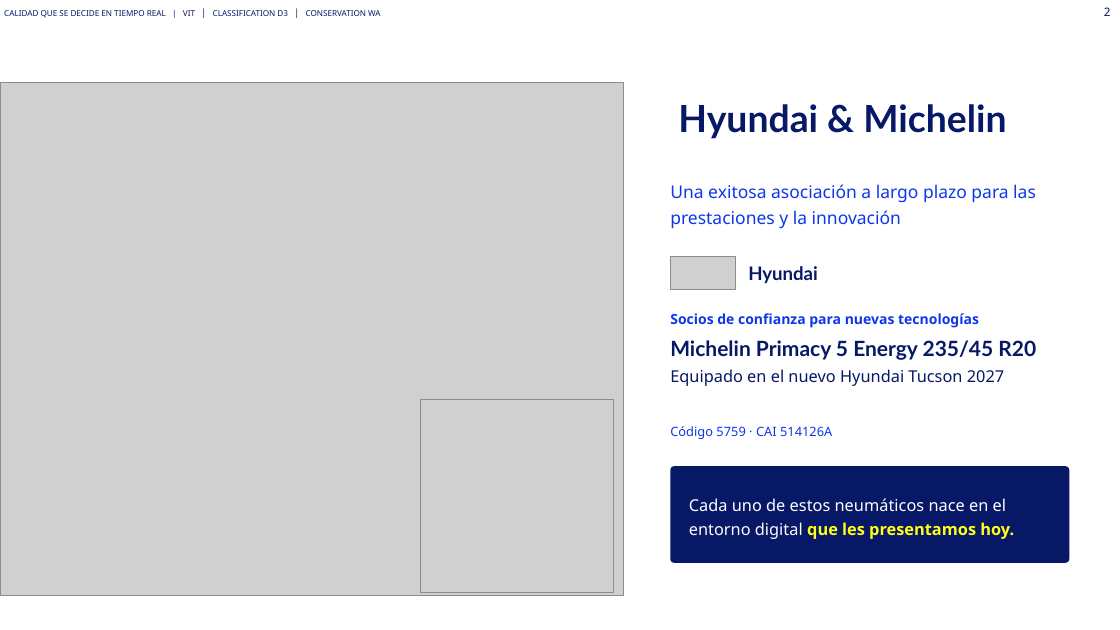
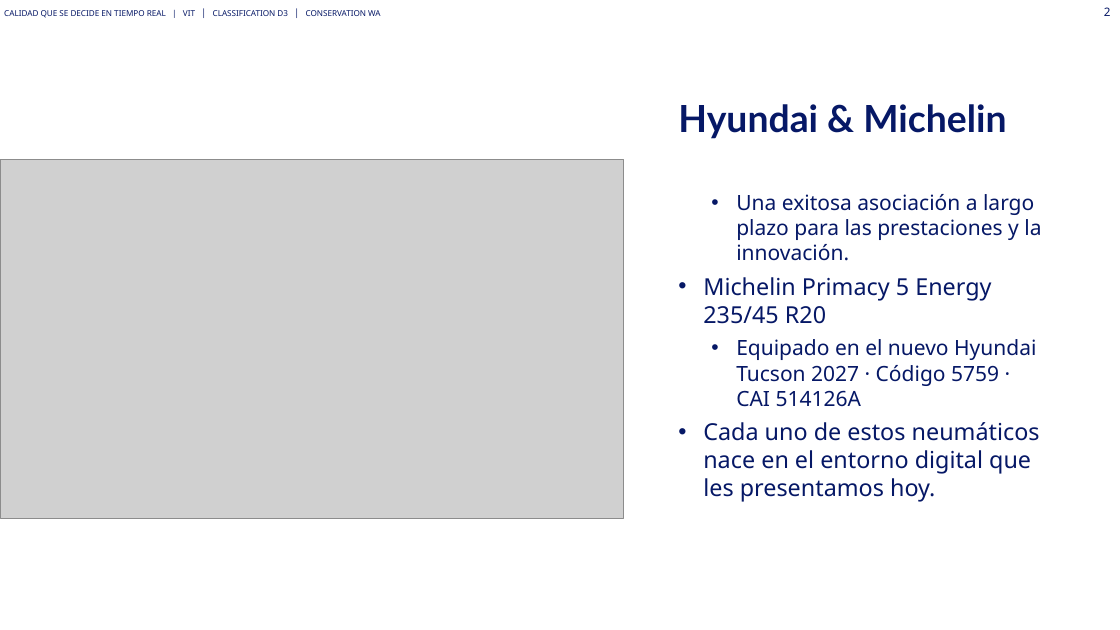
Before and after one commit to Asierenux/blank-app, a slide deck: slide 2 of presentaciones/Michelin_Hyundai_Fabricacion_Digital_ES_plantilla2026.pptx. Drawn at 1120x630 pixels with LibreOffice and Linux fonts; fonts in the diff are those of the drawing; grey boxes stand for pictures. Boxes give left, top, right and bottom in pixels: in the first picture for what was removed or moved away, otherwise in the second. Text is boxed around its words. In the diff, an @@ line names an element or a change of style, - is before the commit and + after.

```diff
--- a/presentaciones/Michelin_Hyundai_Fabricacion_Digital_ES_plantilla2026.pptx
+++ b/presentaciones/Michelin_Hyundai_Fabricacion_Digital_ES_plantilla2026.pptx
@@ picture: place and size @@
-picture at box(0, 82, 624, 596)
+picture at box(0, 160, 624, 518)
@@ text removed at box(670, 184, 1036, 229) @@
-Una exitosa asociación a largo plazo para las prestaciones y la innovación
@@ text added at box(703, 194, 1041, 502), 18 pt, text #061866 @@
+  • Una exitosa asociación a largo plazo para las prestaciones y la innovación.
+• Michelin Primacy 5 Energy 235/45 R20
+  • Equipado en el nuevo Hyundai Tucson 2027 · Código 5759 · CAI 514126A
+• Cada uno de estos neumáticos nace en el entorno digital que les presentamos hoy.
@@ picture removed at box(670, 256, 736, 290) @@
@@ text removed at box(748, 266, 818, 283) @@
-Hyundai
@@ text removed at box(670, 313, 979, 328) @@
-Socios de confianza para nuevas tecnologías
@@ text removed at box(670, 340, 1036, 386) @@
-Michelin Primacy 5 Energy 235/45 R20
-Equipado en el nuevo Hyundai Tucson 2027
@@ picture removed at box(420, 399, 613, 592) @@
@@ text removed at box(670, 426, 832, 439) @@
-Código 5759 · CAI 514126A
@@ rounded rectangle removed at box(670, 466, 1070, 563) @@
@@ text removed at box(689, 498, 1014, 539) @@
-Cada uno de estos neumáticos nace en el entorno digital que les presentamos hoy.
```
Also in this commit, not shown: 23 other slides changed, 2 slides added, 2 slides removed, 1 other file.
